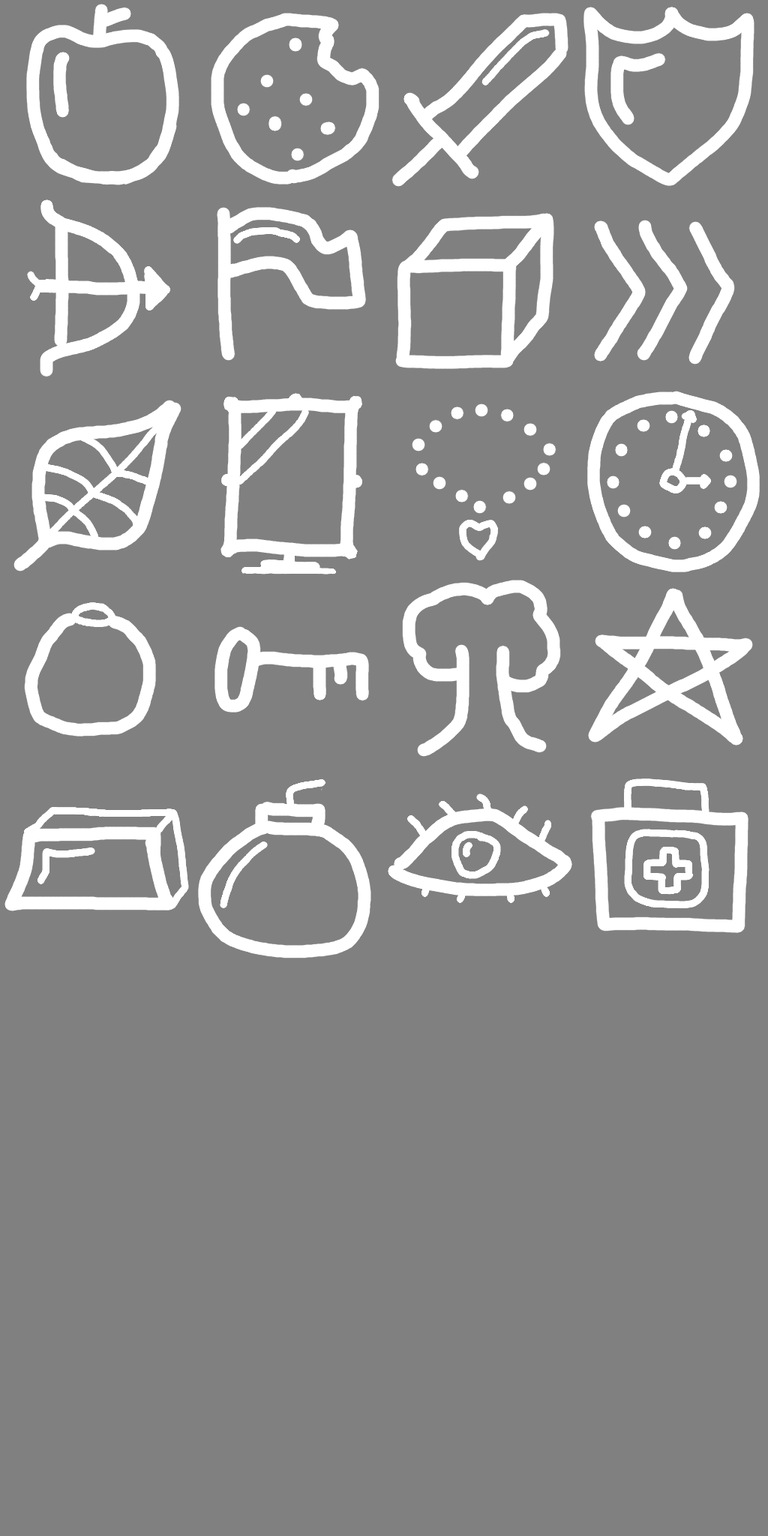
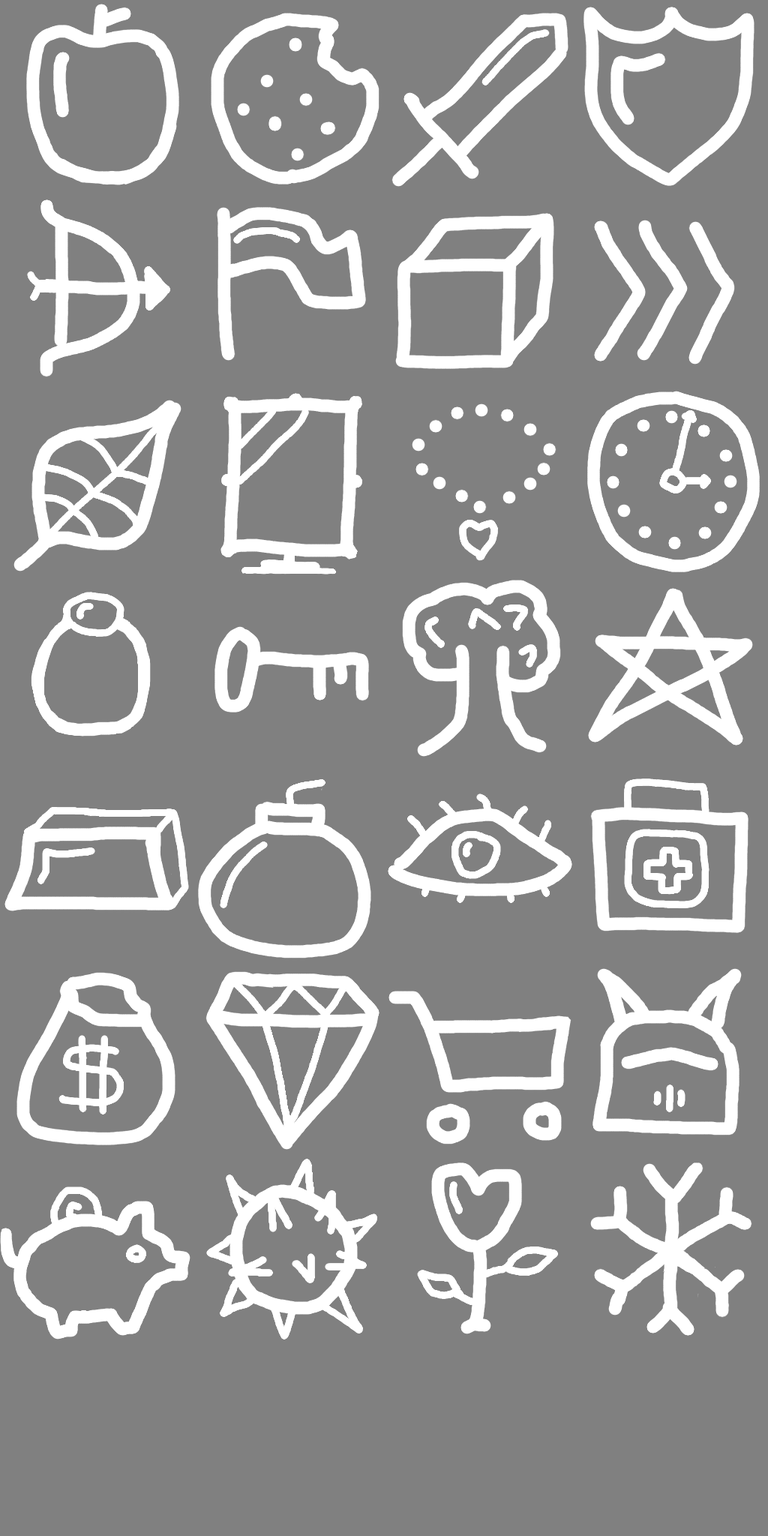
Layer changes from the first 768 x 1536 image to the second:
painted on "Background" over [0, 591, 753, 1340]
